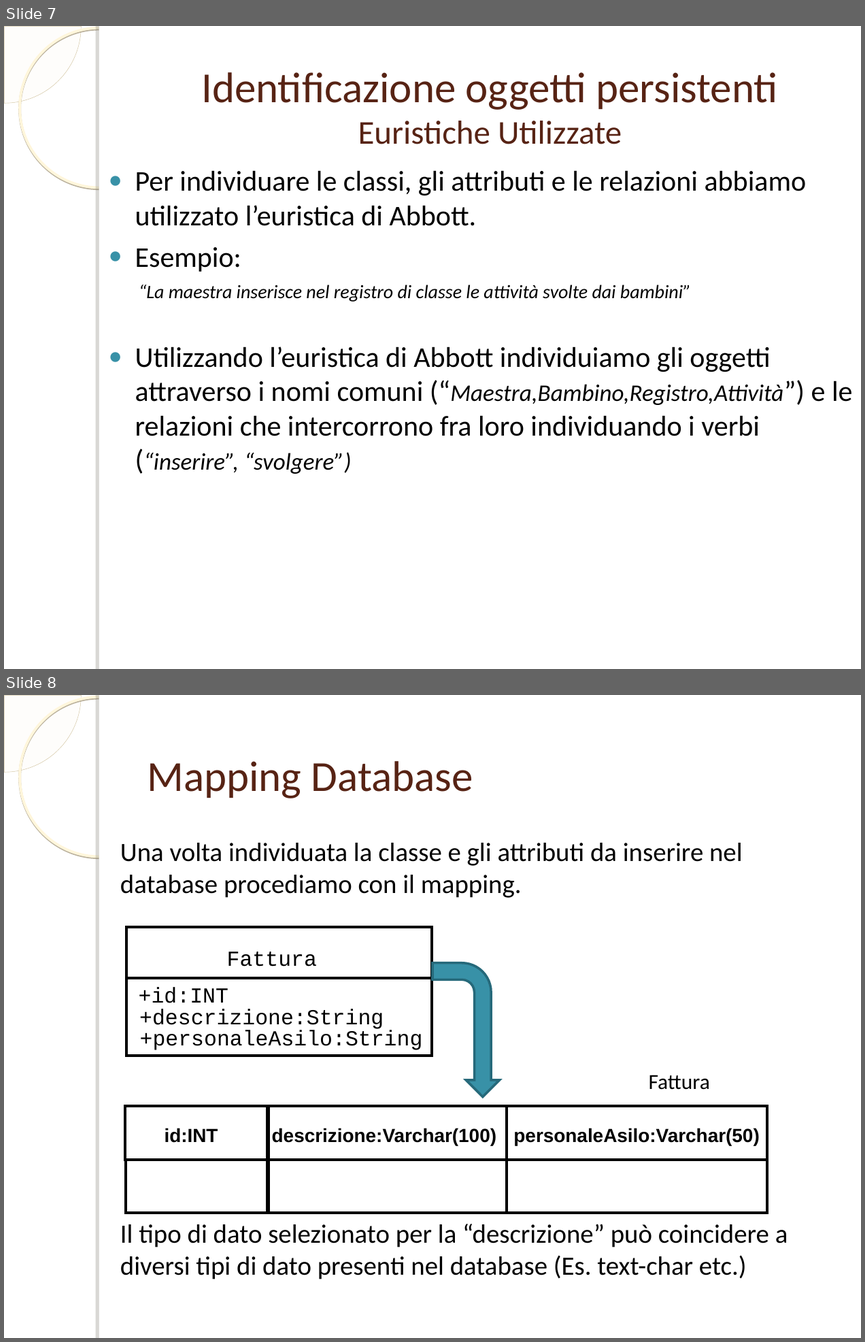
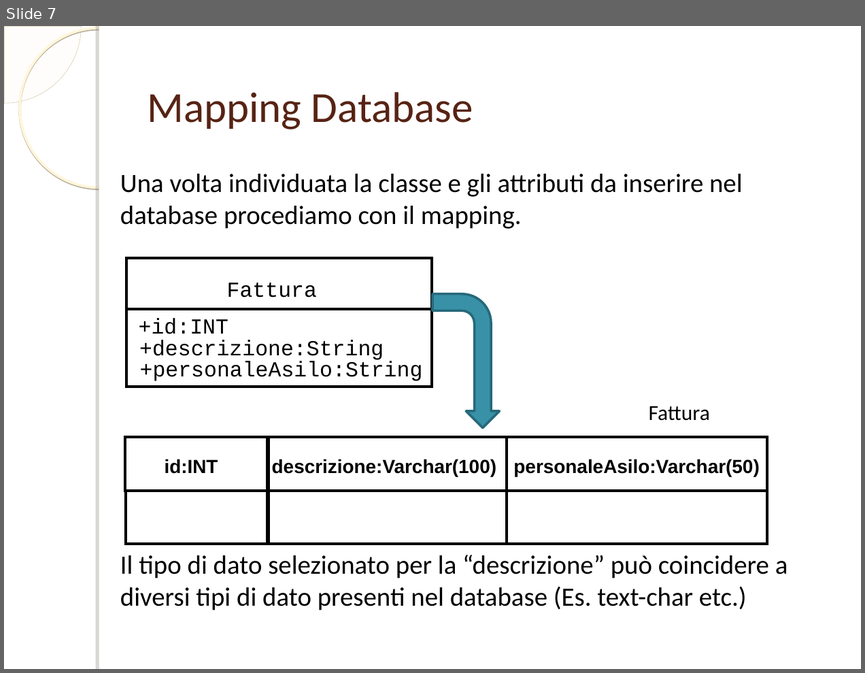
Before and after one commit to ammirate/at-silo, a slide deck: documenti_comuni/PresentazioneDB.ppt. Shown one above the other, each under a label of ours: slides 7 and 8 before the commit, slide 7 after it. The pictures are 865x1342 and 865x673 pixels, drawn with LibreOffice and Linux fonts; fonts in the diff are those of the drawing; background and template pictures are left out. Boxes give left, top, right and bottom in pixels: in the first picture for what was removed or moved away, otherwise in the second. Text is boxed around its words. In the diff, an @@ line names an element or a change of style, - is before the commit and + after.

```diff
--- a/documenti_comuni/PresentazioneDB.ppt
+++ b/documenti_comuni/PresentazioneDB.ppt
@@ slide 7 removed at [4,26,861,669], background picture (left out); not listed: 4 template elements that a slide beside it also shows @@
@@ title removed at [201,72,778,144] @@
-Identificazione oggetti persistenti
-Euristiche Utilizzate
@@ text removed at [135,170,853,473] @@
-● Per individuare le classi, gli attributi e le relazioni abbiamo utilizzato l’euristica di Abbott.
-● Esempio:
-  “La maestra inserisce nel registro di classe le attività svolte dai bambini”
-● Utilizzando l’euristica di Abbott individuiamo gli oggetti attraverso i nomi comuni (“Maestra,Bambino,Registro,Attività”) e le relazioni che intercorrono fra loro individuando i verbi (“inserire”, “svolgere”)
@@ what was slide 8 is now slide 7 @@
```
Also in this commit, not shown: 3 slides changed, 9 slides added, 9 other slides removed.
